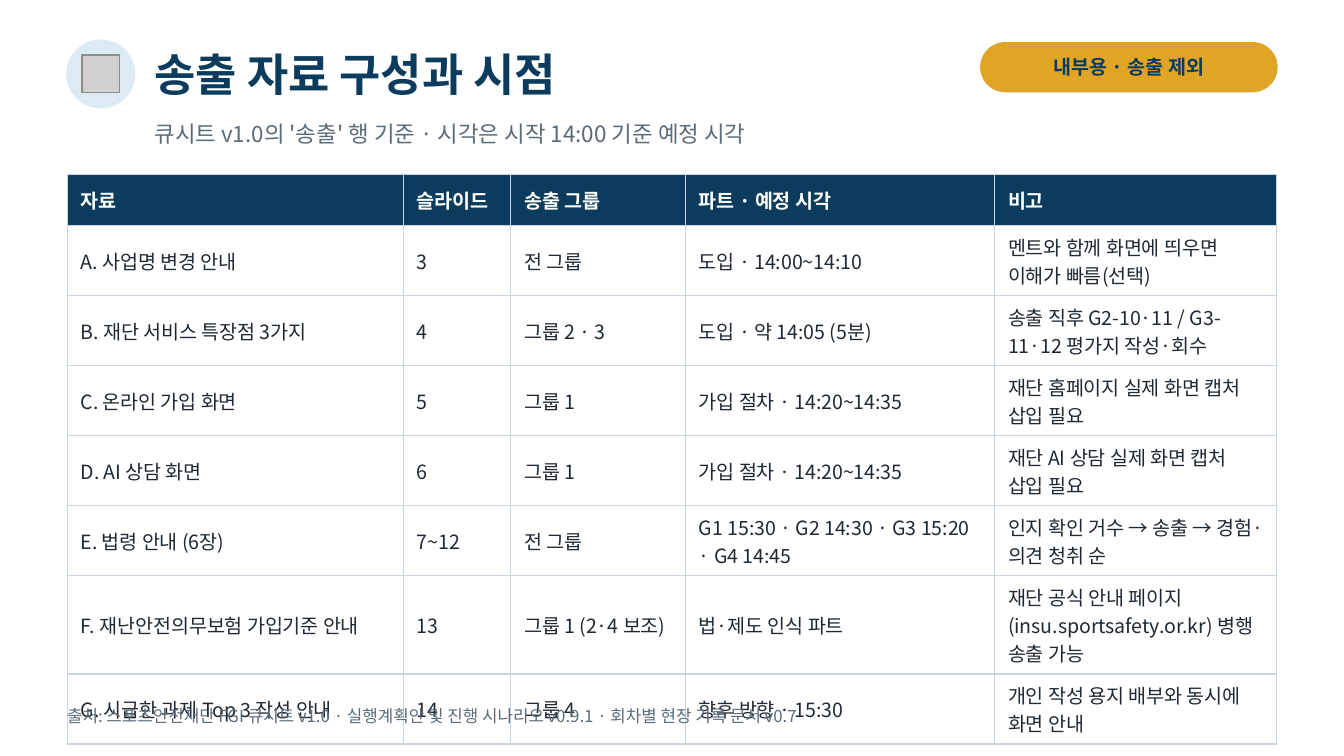
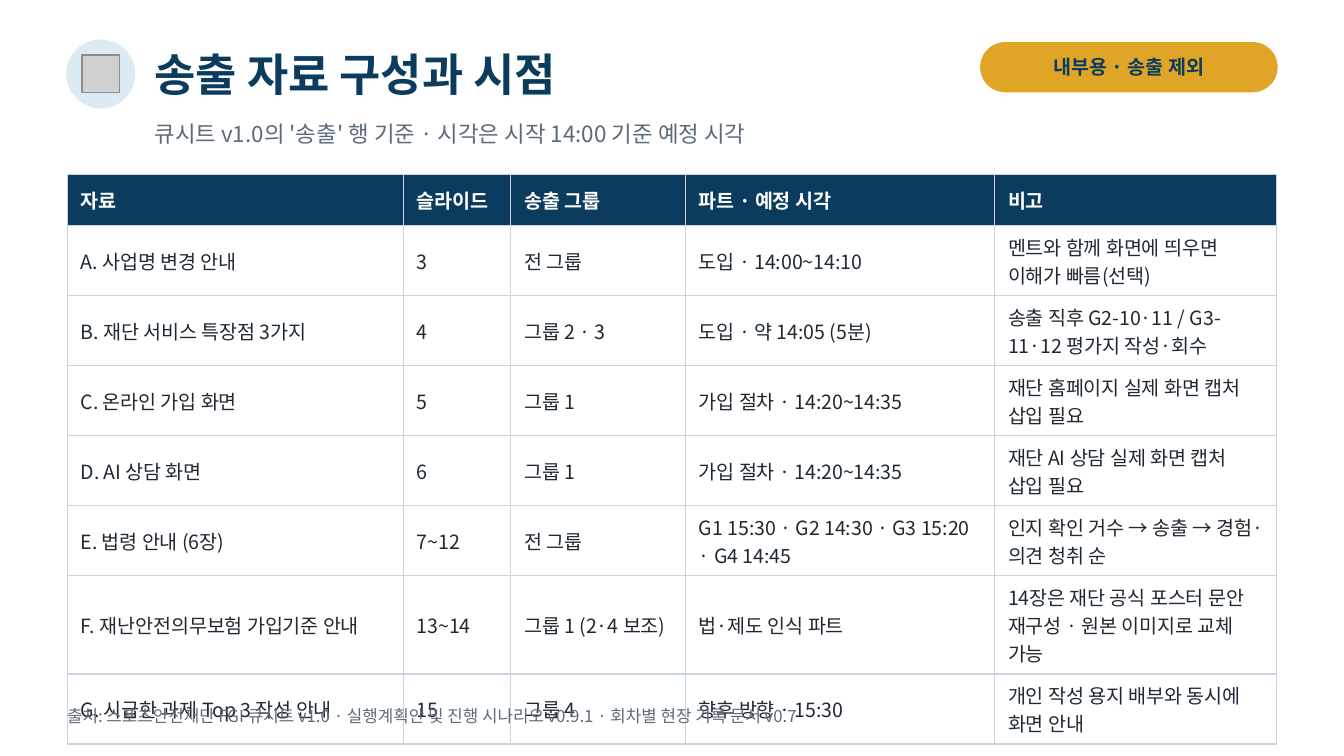
Before and after one commit to syoug93/-, a slide deck: slide 2 of 스포츠안전재단_FGI_송출자료(안)_v0.1.pptx. Drawn at 1344x756 pixels with LibreOffice and Linux fonts; fonts in the diff are those of the drawing; grey boxes stand for pictures. Boxes give left, top, right and bottom in pixels: in the first picture for what was removed or moved away, otherwise in the second. Text is boxed around its words. In the diff, an @@ line names an element or a change of style, - is before the commit and + after.

```diff
--- a/스포츠안전재단_FGI_송출자료(안)_v0.1.pptx
+++ b/스포츠안전재단_FGI_송출자료(안)_v0.1.pptx
@@ table at (67,175,1277,737) @@
-row 7, column 2: 13
+row 7, column 2: 13~14
-row 7, column 5: 재단 공식 안내 페이지(insu.sportsafety.or.kr) 병행 송출 가능
+row 7, column 5: 14장은 재단 공식 포스터 문안 재구성 · 원본 이미지로 교체 가능
-row 8, column 2: 14
+row 8, column 2: 15
```
Also in this commit, not shown: 1 slide added.
